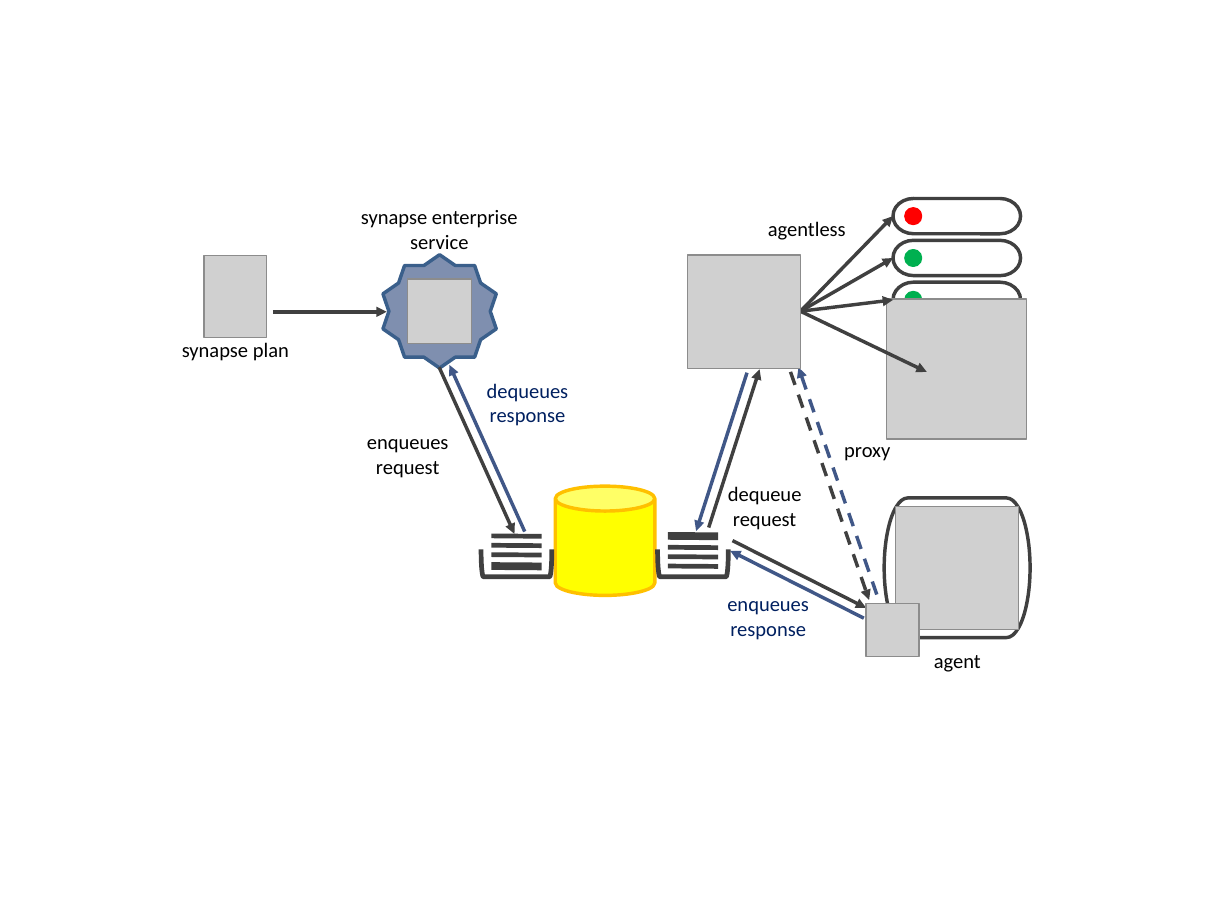
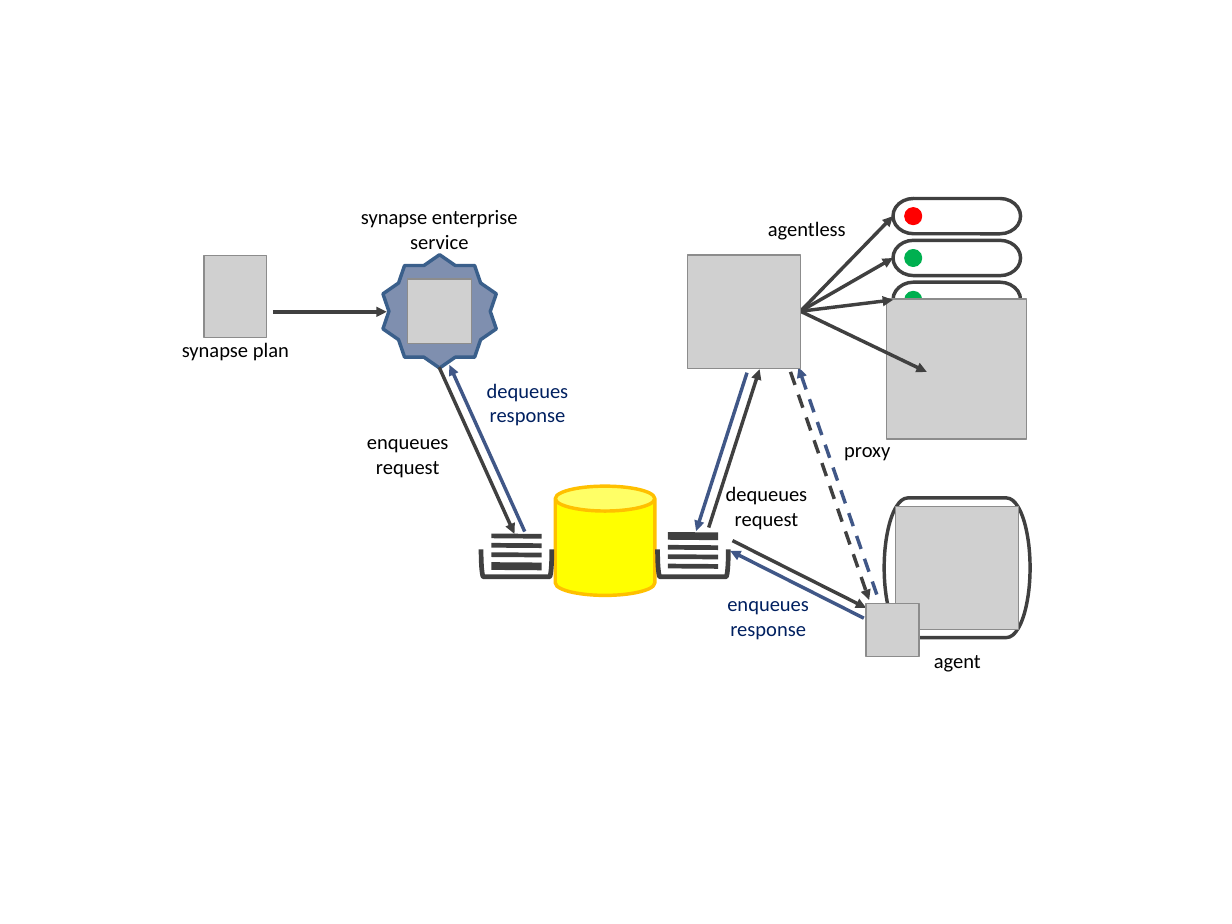
Before and after one commit to SynapseProject/synapse.core.net, a slide deck: slide 4 of resources/graphics.pptx. Drawn at 1232x924 pixels with LibreOffice and Linux fonts; fonts in the diff are those of the drawing; grey boxes stand for pictures. Boxes give left, top, right and bottom in pixels: in the first picture for what was removed or moved away, otherwise in the second. Text is boxed around its words. In the diff, an @@ line names an element or a change of style, - is before the commit and + after.

```diff
--- a/resources/graphics.pptx
+++ b/resources/graphics.pptx
@@ text at (x1=726, y1=486, x2=808, y2=505): text changed @@
-dequeue
+dequeues
```
Also in this commit, not shown: 3 other slides changed, 11 other files.
